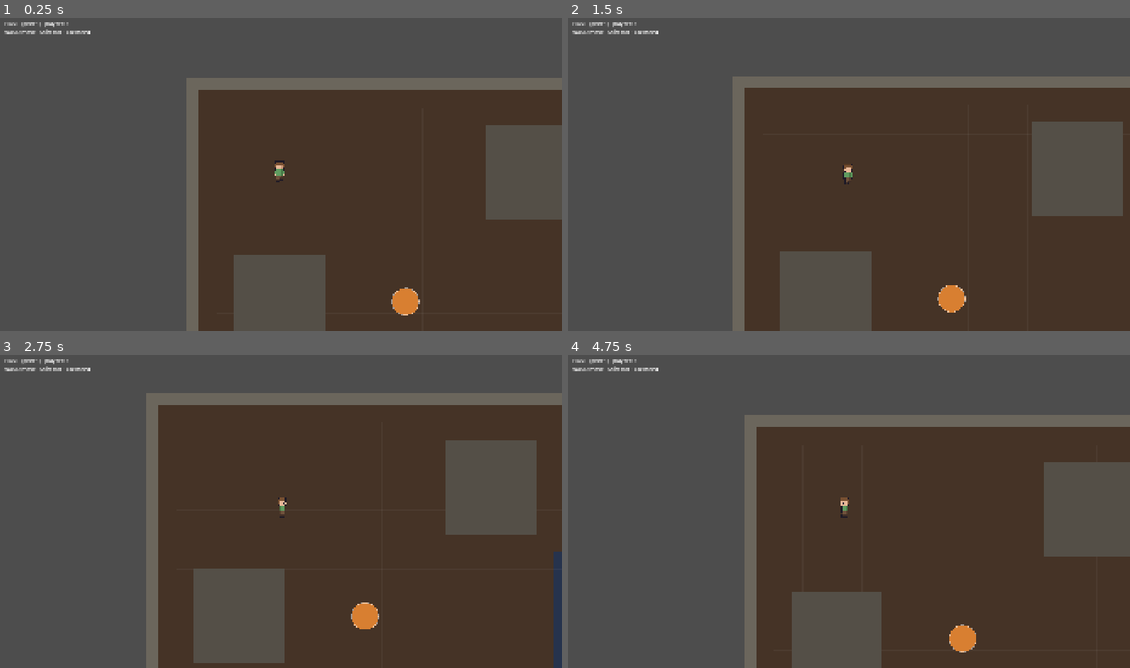
Above: before the commit, frames 1-4 (two rows, left to right).
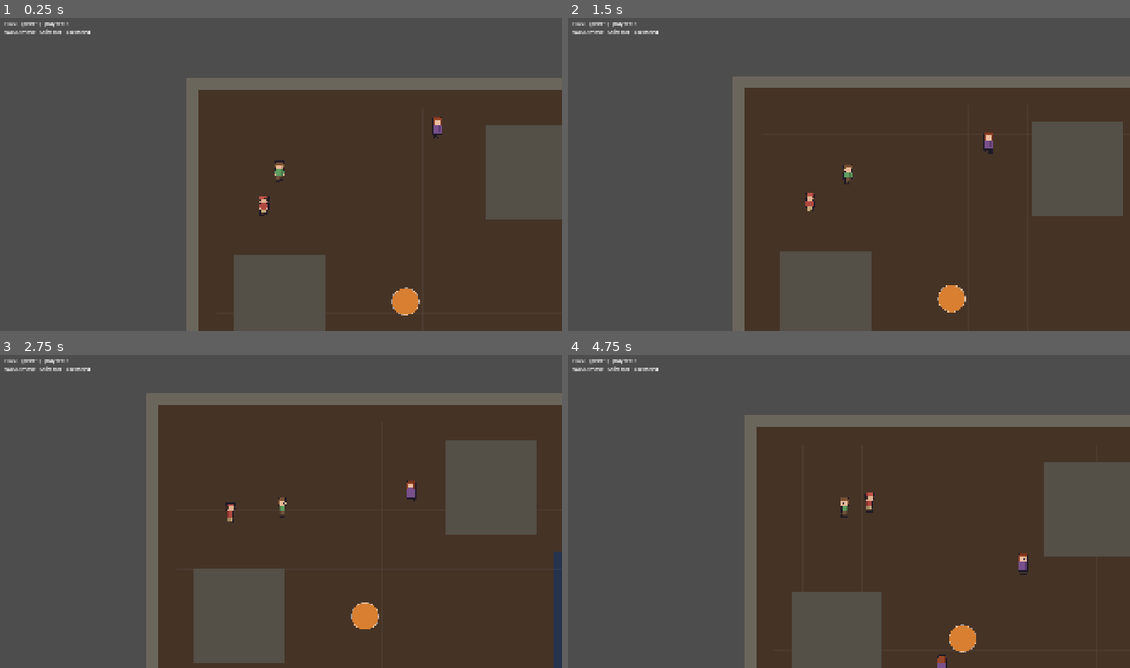
Above: after the commit, the same moments.

Repository: Isidore94/Unseen
Game: Godot game, scene res://scenes/online_match.tscn
Same seed, same stepped clock (60 frames per second), same inputs: the game is played once before the commit and once after it. This scene is started directly instead of the project's main scene.
Inputs:
- Up to frame 1 (0.25 s): no input
- Up to frame 2 (1.5 s): tap Enter at 0.5 s; hold D (move_right) 0.53-1.28 s; tap Shift (run) at 0.6 s; hold S (move_down) from 1.28 s (still down); tap Space (action_primary) at 1.35 s
- Up to frame 3 (2.75 s): tap Shift (run) at 1.55, 2.1 s; release S (move_down) at 2.03 s; hold D (move_right) from 2.03 s (still down)
- Up to frame 4 (4.75 s): release D (move_right) at 2.78 s; hold W (move_up) 2.78-3.53 s; tap Shift (run) at 2.85, 3.8, 4.35 s; hold A (move_left) from 3.53 s (still down); tap Space (action_primary) at 3.6 s

The runs differ from the first frame. In frame 1, 0.2% of the frame differs, in the area x 46-79%, y 31-64%; in frame 2, 0.2%; in frame 3, 0.2%; in frame 4, 0.3%, in the area x 52-82%, y 43-100%.

Commit message:
Phase 6.1a: host-simulated crowd replicated to clients
- npc.gd: added network mode. The host runs the wandering AI; clients freeze local
  AI and display a puppet driven by a code-built MultiplayerSynchronizer
  (position + velocity). Offline crowd unchanged.
- online_match.gd: second MultiplayerSpawner ("CrowdSpawner") under a "Crowd" node;
  host spawns npc_count NPCs at random walkable points with a shared appearance, so
  the crowd is identical on every screen.

Next in 6.1: server-validated kills, then private marks/exposure/mini-map.

Co-Authored-By: Claude Opus 4.8 <noreply@anthropic.com>

Diff:
--- a/scripts/npc.gd
+++ b/scripts/npc.gd
@@ -30,6 +30,15 @@
 ## so they stay put at their location for you to find and kill.
 @export var can_wander: bool = true
 
+# === networking (Phase 6.1 — see MULTIPLAYER_PLAN.md §2) ====================
+## When true, this NPC is part of an ONLINE crowd: the HOST runs its wandering AI
+## and replicates its position; clients just display it as a puppet (no local AI).
+## Offline play leaves this false and the NPC behaves exactly as before.
+@export var network_controlled: bool = false
+## (Online) Which sprite sheet (0-4) this NPC wears. The host assigns it so the crowd
+## looks identical on every screen.
+@export var appearance_index: int = 0
+
 ## Emitted the moment this NPC is killed (before the death animation). The
 ## contract uses it to know a mark is down.
 signal died
@@ -51,10 +60,48 @@
 	# nearby NPCs, then hands it back via this signal — and THAT's the one we move
 	# with. This is what stops the crowd clumping into a single blob.
 	navigation_agent.velocity_computed.connect(_on_velocity_computed)
+
+	# Online: only the host runs AI; clients display a replicated puppet.
+	if network_controlled:
+		_setup_network_role()
+		return
+
 	# Marks don't wander; the crowd does. The navigation mesh isn't registered on
 	# the very first frame, so we defer the first destination pick a frame.
 	if can_wander:
 		call_deferred("_begin_wandering")
+
+
+# Online setup, run on every machine. The host keeps simulating; clients freeze the
+# local AI and let the position replicator drive the body. (MULTIPLAYER_PLAN.md §2.)
+func _setup_network_role() -> void:
+	# Wear the sheet the host assigned (sent identically to every peer at spawn).
+	var visual := get_node_or_null("CharacterVisual")
+	if visual != null and visual.has_method("set_appearance"):
+		visual.call("set_appearance", appearance_index)
+
+	_build_position_synchronizer()
+
+	if multiplayer.is_server():
+		# Host: run the wandering AI normally; the synchronizer ships positions out.
+		if can_wander:
+			call_deferred("_begin_wandering")
+	else:
+		# Client: this NPC is a puppet the host moves — switch off our local AI so it
+		# can't fight the replicated position.
+		set_physics_process(false)
+
+
+# Copies this NPC's position + velocity FROM the host TO every client each tick.
+# Velocity is included so the shared CharacterVisual faces/animates on clients too.
+func _build_position_synchronizer() -> void:
+	var replication := SceneReplicationConfig.new()
+	replication.add_property(NodePath(".:position"))
+	replication.add_property(NodePath(".:velocity"))
+	var synchronizer := MultiplayerSynchronizer.new()
+	synchronizer.name = "NetSync"
+	synchronizer.replication_config = replication
+	add_child(synchronizer)
 
 
 # Called by the player's KillComponent when this NPC is a valid (marked) target.
--- a/scripts/online_match.gd
+++ b/scripts/online_match.gd
@@ -8,20 +8,27 @@
 # geometry, so each peer just builds its own copy) and lets the HOST spawn one
 # character per connected player. Those characters are the only thing replicated.
 #
-# 6.0 SCOPE: just players walking around in sync. No crowd, no kills yet — those
-# come in 6.1. This milestone exists to prove the networking loop end-to-end.
+# STATUS: 6.0 (players replicated) done; 6.1 in progress — a HOST-simulated crowd is
+# now replicated to all clients too. Still to come in 6.1: server-validated kills and
+# private per-player state (your mark, exposure, mini-map, highlight).
 
 const MAP_SCENE := preload("res://maps/test_map_01.tscn")
 const PLAYER_SCENE := preload("res://scenes/player.tscn")
+const NPC_SCENE := preload("res://scenes/npc.tscn")
 const MAIN_MENU_SCENE := "res://scenes/main_menu.tscn"
 
 ## How many sprite sheets exist (assets/sprites). Characters cycle through them so a
 ## small match still looks varied. Keep in sync with CharacterVisual's sheet list.
 const NUM_SHEETS := 5
 
+## Size of the AI crowd the host simulates (the people you hide among).
+@export var npc_count: int = 30
+
 var _map: Node = null
 var _players_parent: Node2D = null
 var _player_spawner: MultiplayerSpawner = null
+var _crowd_parent: Node2D = null
+var _crowd_spawner: MultiplayerSpawner = null
 var _status_label: Label = null
 
 ## Host-only bookkeeping: which character belongs to which peer, and the next spawn
@@ -66,14 +73,40 @@
 	_player_spawner.spawn_path = _player_spawner.get_path_to(_players_parent)
 	_player_spawner.spawn_function = Callable(self, "_create_networked_player")
 
+	# The crowd lives under its own node with its own spawner. The host fills it; the
+	# spawner copies each NPC to every client (where it's a display-only puppet).
+	_crowd_parent = Node2D.new()
+	_crowd_parent.name = "Crowd"
+	add_child(_crowd_parent)
+	_crowd_spawner = MultiplayerSpawner.new()
+	_crowd_spawner.name = "CrowdSpawner"
+	add_child(_crowd_spawner)
+	_crowd_spawner.spawn_path = _crowd_spawner.get_path_to(_crowd_parent)
+	_crowd_spawner.spawn_function = Callable(self, "_create_networked_npc")
+
 
 # === host ===================================================================
 
 func _start_as_host() -> void:
 	# Spawn the host's own character (the host is peer 1 and also a player).
 	_spawn_player_for_peer(1)
+	# Populate the crowd the players hide among (host-simulated, replicated out).
+	_spawn_crowd()
 	# When a client's scene is ready, it asks us (via _request_spawn) to spawn it.
 	NetworkManager.player_left.connect(_on_player_left)
+
+
+func _spawn_crowd() -> void:
+	var map := _map as TestMap01
+	for _i in npc_count:
+		var spawn_position := Vector2.ZERO
+		if map != null:
+			spawn_position = map.random_walkable_point()
+		var spawn_data := {
+			"pos": spawn_position,
+			"appearance": randi() % NUM_SHEETS,
+		}
+		_crowd_spawner.spawn(spawn_data)
 
 
 # Called BY a client (over the network) once that client's scene is built and ready
@@ -154,6 +187,19 @@
 	return character
 
 
+# Runs on EVERY peer to build a crowd NPC from the host's spawn data, so each NPC
+# looks and starts identically everywhere. The host then runs its AI; clients freeze it.
+func _create_networked_npc(spawn_data: Dictionary) -> Node:
+	var npc := NPC_SCENE.instantiate() as Npc
+	npc.network_controlled = true
+	npc.appearance_index = int(spawn_data["appearance"])
+	npc.position = spawn_data["pos"]
+	var visual := npc.get_node_or_null("CharacterVisual")
+	if visual != null:
+		visual.set("randomize_on_ready", false)
+	return npc
+
+
 func _spawn_position_for_index(index: int) -> Vector2:
 	var map := _map as TestMap01
 	if map != null:
